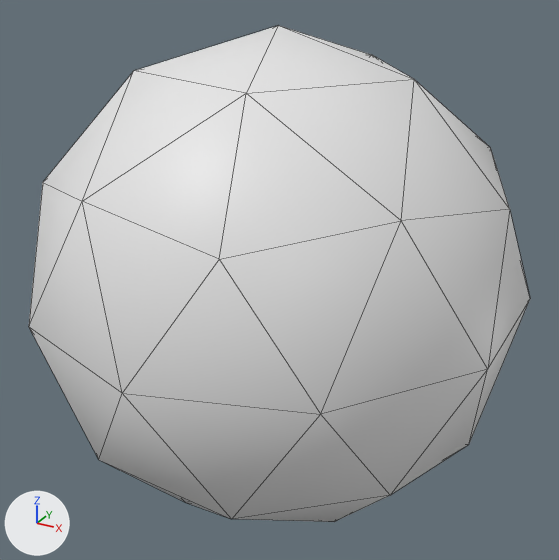
A saved change to the OBJ model examples/Cubes/Resources/Models/sphere.obj.
Both versions are drawn from a 50 mm camera at (1.417, -2.569, 1.283) aimed at (0.004, 0.001, -0.002). The lights are fixed; the arrows at lower left show +X, +Y and +Z. Mesh edges are drawn as thin lines. Where no turn or scale is listed for an object, it has been applied to the vertices.

The scene before the commit, as lines of its bpy script (objects in view):
```python
me_icosphere = bpy.data.meshes.new('Icosphere')
me_icosphere.from_pydata(...)  # an icosphere of 80 faces spanning x -0.95..0.95, y -1.0..1.0, z -1.0..1.0
ob_icosphere = bpy.data.objects.new('Icosphere', me_icosphere)
ob_icosphere.location = (0.0, 0.0, 0.0)
```
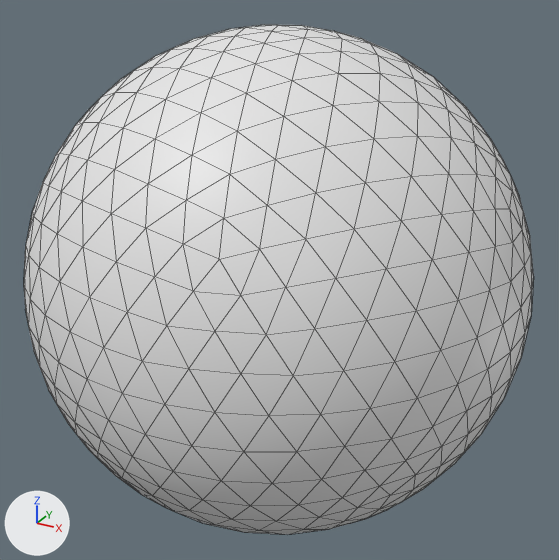
What changed in the scene script:
```text
Change me_icosphere:
    used by ob_icosphere; location = (0.0, 0.0, 0.0)
    remove me_icosphere.from_pydata(...)  # 42 vertices, 80 faces; spans x -0.95..0.95, y -1.0..1.0, z -1.0..1.0
    add me_icosphere.from_pydata(...)  # 642 vertices, 1280 faces; spans x -1.0..1.0, y -1.0..1.0, z -1.0..1.0
    me_icosphere part 1: 600 vertices added at x -1.0..1.0, y -0.99..0.99, z -0.99..0.99
    me_icosphere part 2: the surface is now shaded flat
```

Pixel boxes (x1, y1, x2, y2) of what changed, in the pictures (559 x 560 px):
'Icosphere', reshaped
    before: (29, 26, 530, 522)
    after: (24, 25, 534, 534)
part 1 of me_icosphere, added
    after: (24, 25, 534, 534)
